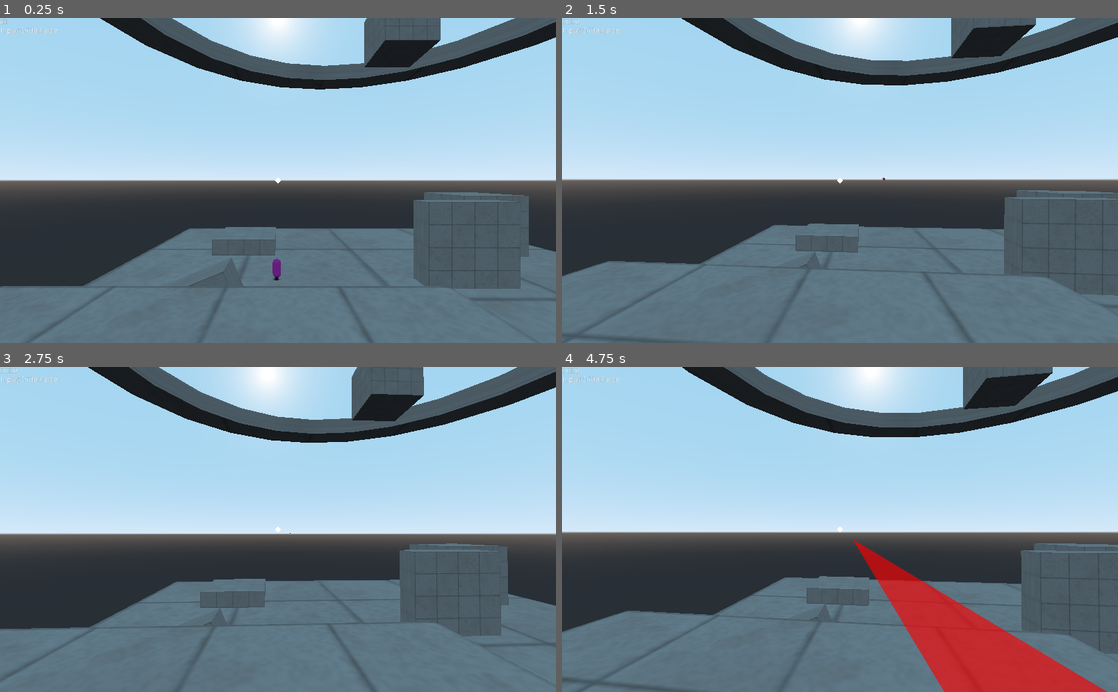
Above: before the commit, frames 1-4 (two rows, left to right).
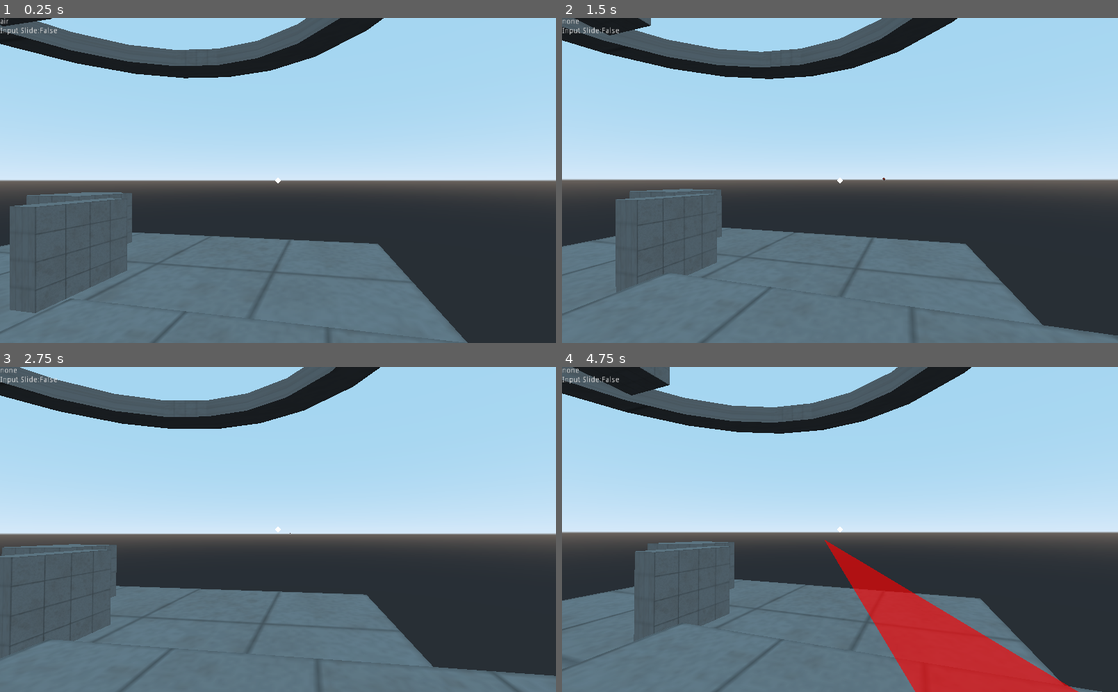
Above: after the commit, the same moments.

Repository: Game-Developers-Kerala/clichemovementshooter
Game: Godot game, scene res://levels/NavTestLvl.tscn
Same seed, same stepped clock (60 frames per second), same inputs: the game is played once before the commit and once after it. This scene is started directly instead of the project's main scene.
Inputs (mouse positions are in pixels of both pictures, inside the frame that each line leads up to):
- Up to frame 1 (0.25 s): no input
- Up to frame 2 (1.5 s): tap Enter at 0.5 s; move the mouse to (867, 180) at 0.52 s; press the mouse at (867, 180) at 0.53 s; hold W (forward) from 0.53 s (still down); tap Shift (slide) at 0.8, 1.35 s; tap Space at 1.25 s; move the mouse to (812, 180) at 1.27 s; release the mouse at (812, 180) at 1.28 s
- Up to frame 3 (2.75 s): keep holding W (forward); click (250, 529) at 1.55 s; tap Enter at 2 s; move the mouse to (289, 523) at 2.02 s; hold Right mouse button (grapple) from 2.03 s (still down); tap Shift (slide) at 2.3 s
- Up to frame 4 (4.75 s): keep holding W (forward); tap Space at 2.75, 4.25 s; move the mouse to (834, 536) at 2.77 s; release Right mouse button (grapple) at 2.78 s; click (834, 536) at 2.85 s; tap Enter at 3.5 s; move the mouse to (878, 532) at 3.52 s; hold Shift (slide) 3.53-4.28 s; move the mouse to (795, 526) at 4.27 s; tap E (use) at 4.35 s; click (795, 526) at 4.55 s

The runs differ from the first frame. In frame 1, 34% of the frame differs, in the area x 0-100%, y 0-100%; in frame 2, 30%; in frame 3, 32%; in frame 4, 34%.

Commit message:
Made some changes to enemy AI

Diff:
--- a/levels/NavTestLvl.tscn
+++ b/levels/NavTestLvl.tscn
@@ -1,7 +1,7 @@
 [gd_scene load_steps=6 format=2]
 
 [ext_resource path="res://levels/ceiling_tile.png" type="Texture" id=1]
-[ext_resource path="res://scenes/enemy/enemy.tscn" type="PackedScene" id=2]
+[ext_resource path="res://scenes/enemy/arc_shooter.tscn" type="PackedScene" id=2]
 [ext_resource path="res://scenes/player.tscn" type="PackedScene" id=3]
 
 [sub_resource type="NavigationMesh" id=2]
@@ -83,8 +83,11 @@
 sides = 24
 
 [node name="Player" parent="." instance=ExtResource( 3 )]
-transform = Transform( 1, 0, 0, 0, 1, 0, 0, 0, 1, -9.71012, 8.55469, 18.7134 )
+transform = Transform( 0.181274, 0, -0.983433, 0, 1, 0, 0.983433, 0, 0.181274, -9.71012, 8.55469, 18.5066 )
 
-[node name="Enemy" parent="." instance=ExtResource( 2 )]
-transform = Transform( -0.486823, 0, -0.873501, 0, 1, 0, 0.873501, 0, -0.486823, -10.0469, 0, -4.52828 )
+[node name="ArcShooter" parent="." instance=ExtResource( 2 )]
 path_to_player = NodePath("../Player")
+
+[node name="ArcShooter2" parent="." instance=ExtResource( 2 )]
+transform = Transform( 1, 0, 0, 0, 1, 0, 0, 0, 1, -25.1186, 0, 4.64444 )
+path_to_player = NodePath("../Player")
--- a/project.godot
+++ b/project.godot
@@ -10,9 +10,9 @@
 
 _global_script_classes=[ {
 "base": "KinematicBody",
-"class": "Enemy",
+"class": "BaseEnemy",
 "language": "GDScript",
-"path": "res://scripts/enemy/enemy.gd"
+"path": "res://scripts/enemy/base_enemy.gd"
 }, {
 "base": "Node",
 "class": "cmn",
@@ -20,7 +20,7 @@
 "path": "res://scripts/globals/cmn_class.gd"
 } ]
 _global_script_class_icons={
-"Enemy": "",
+"BaseEnemy": "",
 "cmn": ""
 }
 
--- a/scenes/enemy/enemy.tscn
+++ b/scenes/enemy/arc_shooter.tscn
@@ -1,9 +1,8 @@
-[gd_scene load_steps=9 format=2]
+[gd_scene load_steps=8 format=2]
 
 [ext_resource path="res://scripts/enemy/enemy_hurtbox.gd" type="Script" id=1]
-[ext_resource path="res://scripts/enemy/enemy.gd" type="Script" id=2]
-[ext_resource path="res://scenes/player_railshot.tscn" type="PackedScene" id=3]
-[ext_resource path="res://Assets/shared/up-arrow-svgrepo-com.svg" type="Texture" id=4]
+[ext_resource path="res://Assets/shared/up-arrow-svgrepo-com.svg" type="Texture" id=2]
+[ext_resource path="res://scripts/enemy/arc_shooter.gd" type="Script" id=3]
 
 [sub_resource type="CapsuleShape" id=1]
 radius = 0.4
@@ -18,10 +17,14 @@
 
 [sub_resource type="SphereShape" id=4]
 
-[node name="Enemy" type="KinematicBody"]
+[node name="ArcShooter" type="KinematicBody"]
 collision_layer = 2
 collision_mask = 258
-script = ExtResource( 2 )
+script = ExtResource( 3 )
+path_to_weapon = NodePath("BodyRotationHelper/Aim")
+path_to_nav_agent = NodePath("NavigationAgent")
+path_to_BodyRotationHelper = NodePath("BodyRotationHelper")
+path_to_shootRange = NodePath("ShootRange")
 
 [node name="CollisionShape" type="CollisionShape" parent="."]
 transform = Transform( 1, 0, 0, 0, -4.37114e-08, -1, 0, 1, -4.37114e-08, 0, 0.9, 0 )
@@ -42,17 +45,16 @@
 [node name="Sprite3D" type="Sprite3D" parent="BodyRotationHelper"]
 transform = Transform( 3, 0, 0, 0, -1.31134e-07, 3, 0, -3, -1.31134e-07, 0, 0.251665, -0.887618 )
 modulate = Color( 0, 0, 0, 1 )
-texture = ExtResource( 4 )
+texture = ExtResource( 2 )
 
 [node name="Aim" type="RayCast" parent="BodyRotationHelper"]
 transform = Transform( 1, 0, 0, 0, 1, 0, 0, 0, 1, 0, 1.38719, -0.0791509 )
 enabled = true
-cast_to = Vector3( 0, 0, -6 )
-
-[node name="RailShot" parent="BodyRotationHelper" instance=ExtResource( 3 )]
-transform = Transform( 1, 0, 0, 0, 1, 0, 0, 0, 1, 0, 1.39667, 0 )
+cast_to = Vector3( 0, 0, -200 )
 
 [node name="Hurtbox" type="Area" parent="."]
+collision_layer = 32
+collision_mask = 0
 monitoring = false
 script = ExtResource( 1 )
 
@@ -61,17 +63,20 @@
 shape = SubResource( 1 )
 
 [node name="NavigationAgent" type="NavigationAgent" parent="."]
+path_desired_distance = 3.0
+target_desired_distance = 5.0
+path_max_distance = 7.0
+neighbor_dist = 2000.0
+max_neighbors = 2
 
-[node name="GunCoolDown" type="Timer" parent="."]
-
-[node name="Area" type="Area" parent="." groups=["enemy"]]
+[node name="ShootRange" type="Area" parent="." groups=["enemy"]]
 transform = Transform( 10, 0, 0, 0, 10, 0, 0, 0, 10, 0, 2.95322, 0 )
 collision_layer = 2
 collision_mask = 257
 monitorable = false
 
-[node name="CollisionShape" type="CollisionShape" parent="Area"]
+[node name="CollisionShape" type="CollisionShape" parent="ShootRange"]
 shape = SubResource( 4 )
 
-[connection signal="timeout" from="GunCoolDown" to="." method="_on_GunCoolDown_timeout"]
-[connection signal="body_entered" from="Area" to="." method="_on_Area_body_entered"]
+[connection signal="body_entered" from="ShootRange" to="." method="_on_ShootRange_body_entered"]
+[connection signal="body_exited" from="ShootRange" to="." method="_on_ShootRange_body_exited"]
--- /dev/null
+++ b/scripts/enemy/arc_shooter.gd
@@ -0,0 +1,91 @@
+#enemy controller script
+#Arch shooter
+extends BaseEnemy
+
+enum states{
+
+	CHASE,
+	ATTACK,
+	DEATH
+
+}
+
+onready var label = $BodyRotationHelper/Label3D as Label3D
+
+
+func _ready() -> void:
+	set_state(states.CHASE)
+
+
+
+func _process(delta: float) -> void:
+
+	match get_state():
+
+		states.CHASE:
+
+			label.text = "Chase"
+
+		states.ATTACK:
+
+			label.text = "Attack"
+
+		states.DEATH:
+
+			label.text = "Death"
+
+
+func _physics_process(delta: float) -> void:
+
+	match get_state():
+		states.CHASE:
+
+			#to make enemy look at player
+			body.look_at(player.global_transform.origin, Vector3.UP)
+			weapon.look_at(player.global_transform.origin, Vector3.UP)
+			body.rotation.x = 0
+
+			#here enemy will navigate to the player
+			nav_agent.set_target_location(player.global_transform.origin)
+			var target_pos = nav_agent.get_next_location()
+			var dir : Vector3 = (target_pos - global_transform.origin).normalized()
+			velocity = dir * chase_speed * delta
+			move_and_slide(velocity,Vector3.UP)
+
+		states.ATTACK:
+
+			#to make enemy aim at the player
+			body.look_at(player.global_transform.origin, Vector3.UP)
+			weapon.look_at(player.global_transform.origin, Vector3.UP)
+			body.rotation.x = 0
+
+			nav_agent.set_target_location(player.global_transform.origin)
+			var target_pos = nav_agent.get_next_location()
+			var dir : Vector3 = (target_pos - global_transform.origin).normalized()
+			velocity = dir * attack_speed * delta
+			move_and_slide(velocity,Vector3.UP)
+
+			if weapon.get_collider() == player:
+				print("shoots enemy")
+
+		states.DEATH:
+			pass
+
+
+#signals
+
+#emits when player is in-range
+func _on_ShootRange_body_entered(_body: Node) -> void:
+
+	if _body.is_in_group('player'):
+
+		print("player in range")
+		set_state(states.ATTACK)
+
+#emits when player is out of range
+func _on_ShootRange_body_exited(_body: Node) -> void:
+
+	if _body.is_in_group('player'):
+
+		print("player out of range")
+		set_state(states.CHASE)
--- /dev/null
+++ b/scripts/enemy/base_enemy.gd
@@ -0,0 +1,39 @@
+class_name BaseEnemy
+extends KinematicBody
+
+const CENTER_OF_MASS = Vector3(0,1,0)
+
+
+export(NodePath) var path_to_player
+export(NodePath) var path_to_weapon
+export(NodePath) var path_to_nav_agent
+export(NodePath) var path_to_BodyRotationHelper
+export(NodePath) var path_to_shootRange
+export var chase_speed : float = 300
+export var attack_speed : float = 75
+
+
+var health : float = 100
+var velocity : Vector3 = Vector3.ZERO
+var current_state setget set_state, get_state
+var attacks = {}
+
+
+onready var player = get_node(path_to_player) as KinematicBody
+onready var weapon = get_node(path_to_weapon) as RayCast
+onready var nav_agent = get_node(path_to_nav_agent) as NavigationAgent
+onready var body = get_node(path_to_BodyRotationHelper) as Spatial
+onready var shoot_range = get_node(path_to_shootRange) as Area
+
+#getter and setter functions
+func set_state(new_state) -> void :
+	current_state = new_state
+
+
+func get_state():
+	return current_state
+
+
+#this function will exectue
+func get_hit(args={}):
+	pass
--- a/scripts/enemy/enemy.gd
+++ /dev/null
@@ -1,98 +0,0 @@
-#enemy controller script
-class_name Enemy
-extends KinematicBody
-
-enum states{
-
-	CHASE,
-	ATTACK,
-	DEATH
-
-}
-
-
-const CENTER_OF_MASS = Vector3(0,1,0)
-export(NodePath) var path_to_player
-
-var chase_speed : float = 300
-var attack_speed : float = 100
-var velocity : Vector3 = Vector3.ZERO
-
-var current_state = states.CHASE  setget set_state, get_state
-var gun_cool_down = false
-
-onready var label = $BodyRotationHelper/Label3D as Label3D
-onready var nav_agent = $NavigationAgent as NavigationAgent
-onready var player = get_node(path_to_player) as KinematicBody
-onready var aim = $BodyRotationHelper/Aim as RayCast
-onready var body = $BodyRotationHelper
-
-
-func _ready() -> void:
-	pass
-
-func _process(delta: float) -> void:
-
-	match get_state():
-
-		states.CHASE:
-
-			label.text = "CHASE"
-			if aim.is_colliding():
-				set_state(states.ATTACK)
-
-		states.ATTACK:
-			if !aim.is_colliding():
-				set_state(states.CHASE)
-			label.text = "ATTACK"
-
-		states.DEATH:
-
-			label = "DEATH"
-
-
-func _physics_process(delta: float) -> void:
-
-	match get_state():
-
-		states.CHASE:
-
-			#to make enemy aim at the player
-			body.look_at(player.global_transform.origin, Vector3.UP)
-			aim.look_at(player.global_transform.origin, Vector3.UP)
-			body.rotation.x = 0
-
-			#here enemy will navigate to the player
-			nav_agent.set_target_location(player.global_transform.origin)
-			var target_pos = nav_agent.get_next_location()
-			var dir : Vector3 = (target_pos - global_transform.origin).normalized()
-			velocity = dir * chase_speed * delta
-			move_and_slide(velocity,Vector3.UP)
-
-		states.ATTACK:
-
-			#to make enemy aim at the player
-			body.look_at(player.global_transform.origin, Vector3.UP)
-			aim.look_at(player.global_transform.origin, Vector3.UP)
-			body.rotation.x = 0
-
-		states.DEATH:
-			pass
-
-
-#getter and setter functions
-func set_state(new_state) -> void :
-	current_state = new_state
-
-
-func get_state():
-	return current_state
-
-
-func _on_GunCoolDown_timeout() -> void:
-	$BodyRotationHelper/RailShot.shoot()
-
-
-func _on_Area_body_entered(body: Node) -> void:
-	if body.is_in_group("player"):
-		$GunCoolDown.start()
--- a/scripts/enemy/enemy_hurtbox.gd
+++ b/scripts/enemy/enemy_hurtbox.gd
@@ -1,6 +1,6 @@
 extends Area
 
+onready var hit_receiver = get_parent()
 
-# Called when the node enters the scene tree for the first time.
 func _ready() -> void:
 	pass # Replace with function body.
